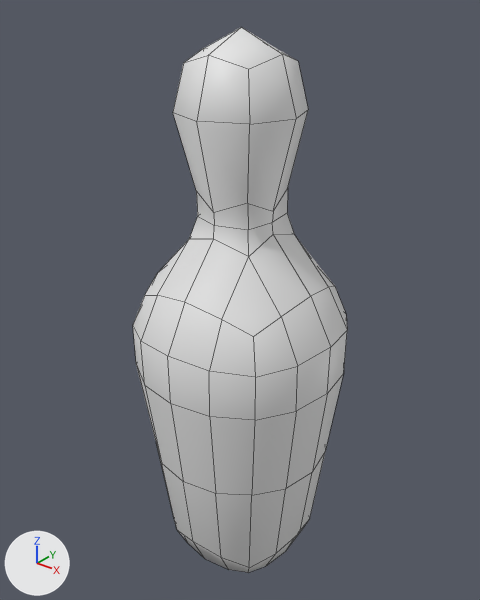
An edit to the Blender file art/models/props/giant_bowling_alley_pin/giant_bowling_alley_pin.blend, drawn before and after from the same camera.
Before and after are seen from a camera (50 mm lens) standing at (3.66, -4.59, 5.77) and looking at (-0.06, 0.06, 2.88). Arrows for +X, +Y and +Z are at lower left; the lights stay in place. The first picture is the older version. Mesh edges are drawn as thin lines.

Objects in the first picture: 'geo_giant_bowling_alley_pin'.
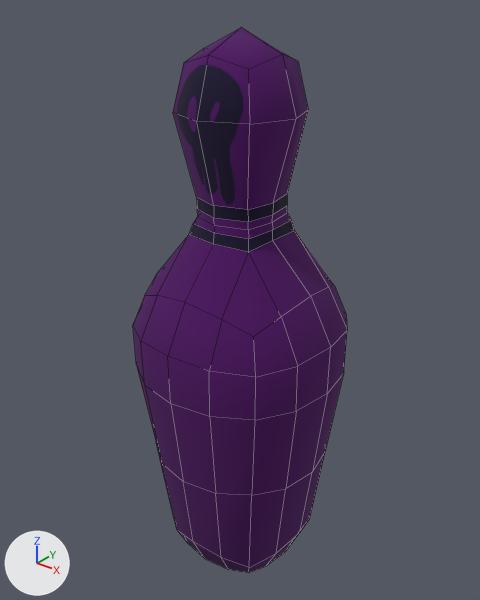
Commit message: Bowling Pin

Patch to the scene script:
```diff
--- a/art/models/props/giant_bowling_alley_pin/giant_bowling_alley_pin.blend.py
+++ b/art/models/props/giant_bowling_alley_pin/giant_bowling_alley_pin.blend.py
@@ img_giant_bowling_alley_pin_texture @@
+img_giant_bowling_alley_pin_texture = load_image('giant_bowling_alley_pin_texture', 'giant_bowling_alley_pin_texture.png', 1024, 1024, 'sRGB')
@@ mat_material @@
+mat_material = principled_material('Material')
+mat_material.texture = img_giant_bowling_alley_pin_texture
+mat_material.roughness = 1.0
@@ me_giant_bowling_alley_pin @@
 # used by ob_geo_giant_bowling_alley_pin; location = (0.0, 0.0, 0.0); scale = (1.58, 1.58, 1.58)
-me_giant_bowling_alley_pin.from_pydata(...)  # 137 vertices, 129 faces; spans x -0.65..0.65, y -0.65..0.65, z 0.0..3.41
+me_giant_bowling_alley_pin.from_pydata(...)  # 153 vertices, 145 faces; spans x -0.65..0.65, y -0.65..0.65, z 0.0..3.41
+# me_giant_bowling_alley_pin part 1
+# 16 faces are deleted
+# 7 vertices in x -0.25..0.19, y -0.25..0.25, z 2.32..2.55 move by (0.0, 0.0, -0.03)
+# 4 vertices in x -0.21..0.23, y -0.22..0.22, z 2.27 move by (0.0, 0.0, 0.02)
+# 3 vertices in x -0.24..0.0, y -0.25..0.25, z 2.48 move by (0.0, 0.0, 0.04)
+# 2 vertices move from x 0.23, y 0.0, z 2.33..2.47 to x 0.23, y 0.0, z 2.29..2.52
+# 10 vertices are added at x -0.25..0.23, y -0.25..0.25, z 2.36..2.45
+# 6 new vertices lie (0.0, 0.0, -0.07) away from vertices in x -0.24..0.23, y -0.25..0.25, z 2.47..2.55
+# 32 new faces join them
+# me_giant_bowling_alley_pin part 2: 113 faces spanning x -0.65..0.65, y -0.65..0.65, z 0.0..3.41 switch from no material to mat_material (picture img_giant_bowling_alley_pin_texture)
```

Pixel boxes (x1, y1, x2, y2) of what changed, in the pictures (480 x 600 px):
part 1 of me_giant_bowling_alley_pin, reshaped: before (145, 110, 334, 337); after (145, 110, 335, 337)
part 2 of me_giant_bowling_alley_pin, recoloured (white to purple): (133, 27, 347, 573) in both
